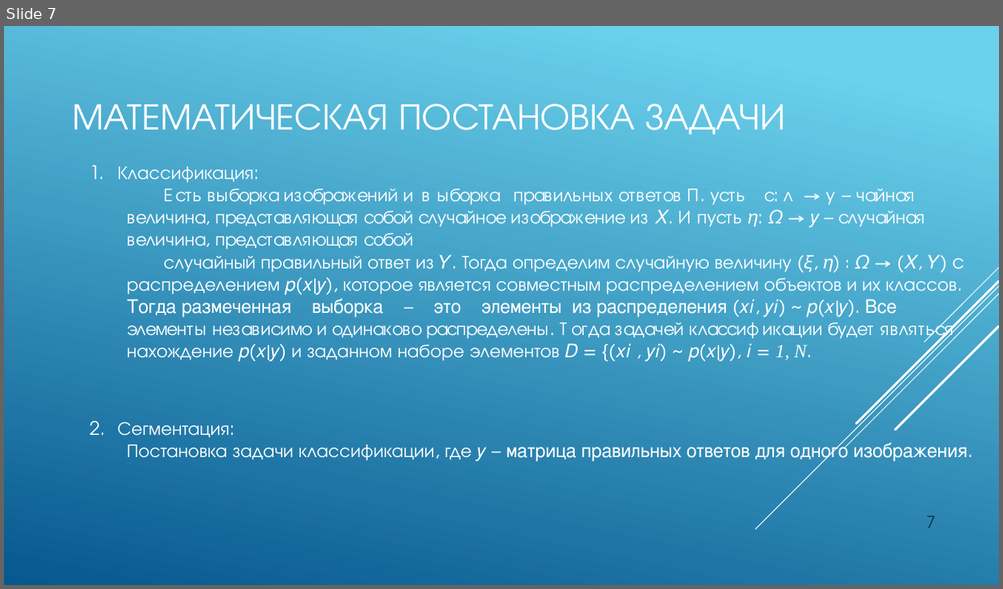
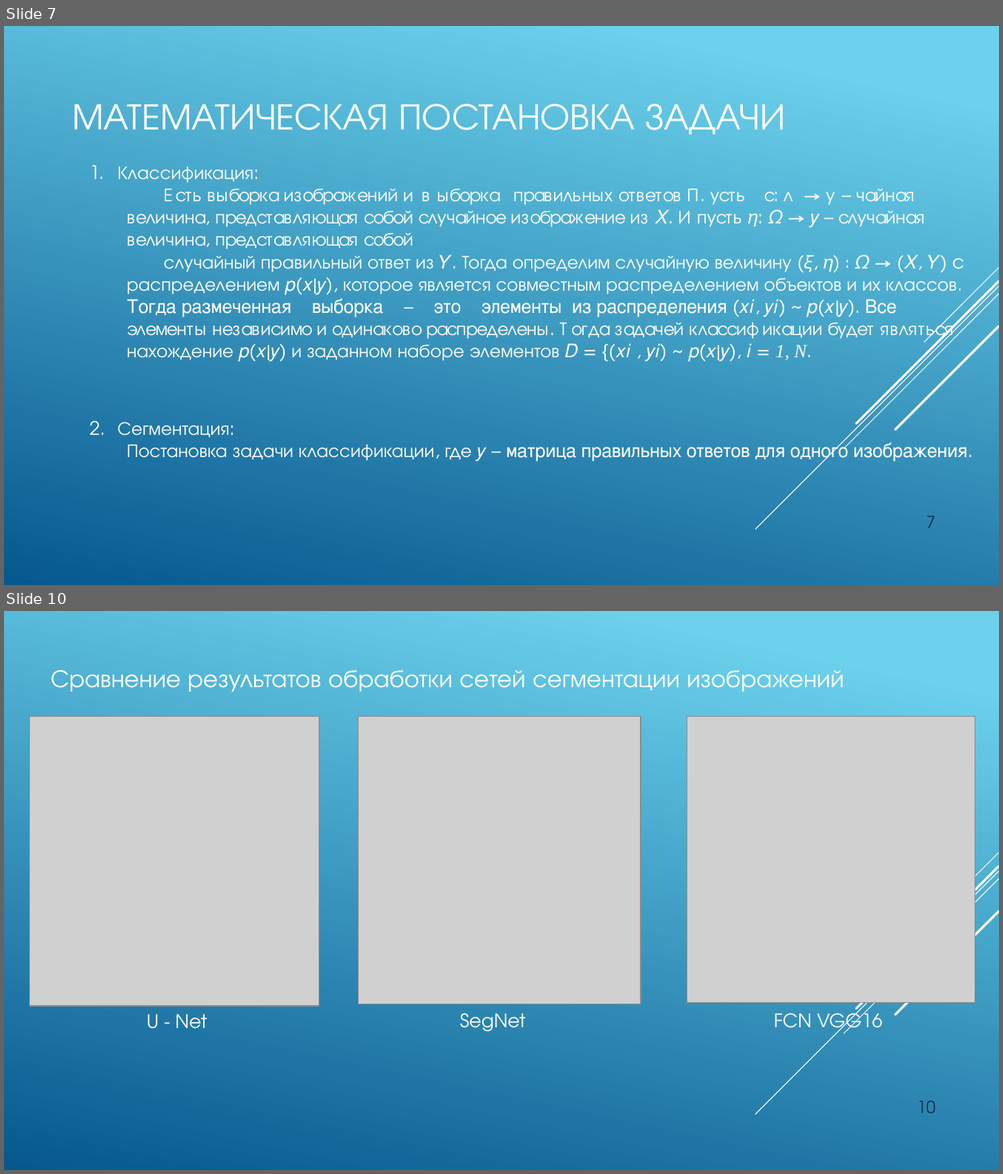
Before and after one commit to JacKira/Airbus_ship_detection, a slide deck: Отчет/ВКР презентация.pptx. Shown one above the other, each under a label of ours: slide 7 before the commit, slides 7 and 10 after it; the slides between them are not shown. The pictures are 1003x589 and 1003x1174 pixels, drawn with LibreOffice and Linux fonts; fonts in the diff are those of the drawing; grey boxes stand for pictures. Boxes give left, top, right and bottom in pixels: in the first picture for what was removed or moved away, otherwise in the second. Text is boxed around its words. In the diff, an @@ line names an element or a change of style, - is before the commit and + after.

```diff
--- a/Отчет/ВКР презентация.pptx
+++ b/Отчет/ВКР презентация.pptx
@@ slide 10 added at bbox=[4, 611, 999, 1170], background gradient #6ED2EB to #06588E; not listed: 5 template elements that a slide beside it also shows @@
@@ text added at bbox=[51, 670, 844, 692], 24 pt, text #FFFFFF @@
+Сравнение результатов обработки сетей сегментации изображений
@@ picture added at bbox=[29, 716, 318, 1005] @@
@@ picture added at bbox=[358, 716, 640, 1004] @@
@@ picture added at bbox=[688, 716, 976, 1002] @@
@@ text added at bbox=[774, 1008, 882, 1037], 18 pt, text #FFFFFF @@
+FCN VGG16
@@ text added at bbox=[147, 1014, 207, 1029], 18 pt, text #FFFFFF @@
+U - Net
@@ text added at bbox=[460, 1014, 526, 1032], 18 pt, text #FFFFFF @@
+SegNet
@@ page number added at bbox=[916, 1101, 935, 1113], 16 pt, text #0A304A @@
+10
```
Also in this commit, not shown: 3 slides changed, 3 other slides added, 2 slides removed, 1 other file.
